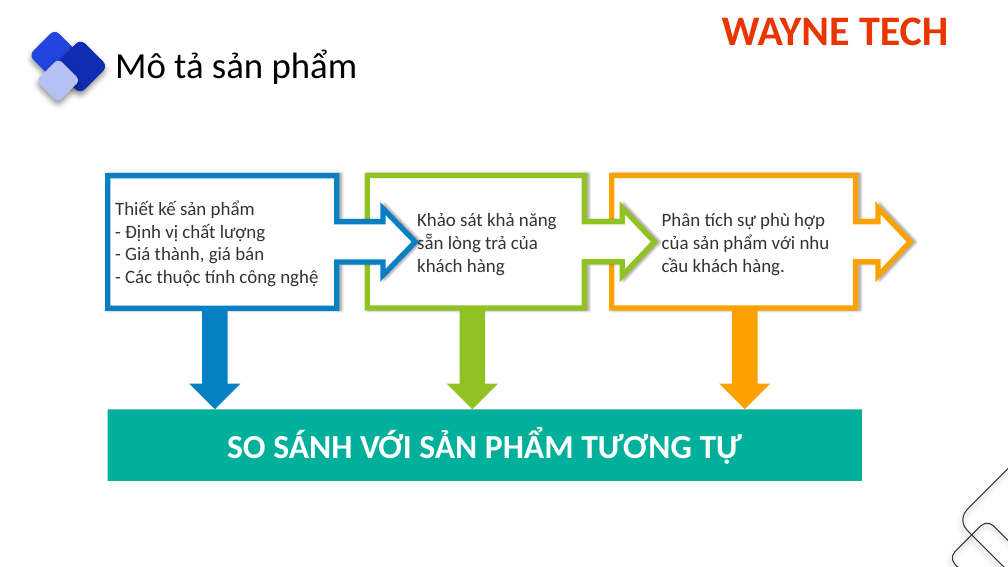
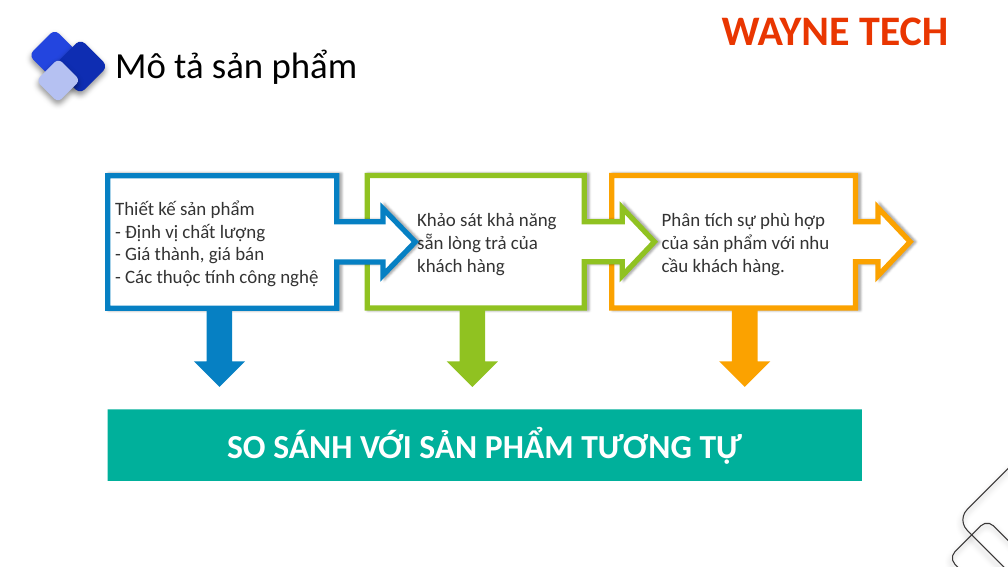
Before and after one commit to danglaiacc/kn, a slide deck: slide 29 of ppt/index.pptx. Drawn at 1008x567 pixels with LibreOffice and Linux fonts; fonts in the diff are those of the drawing. Boxes give left, top, right and bottom in pixels: in the first picture for what was removed or moved away, otherwise in the second. Text is boxed around its words. In the diff, an @@ line names an element or a change of style, - is before the commit and + after.

```diff
--- a/ppt/index.pptx
+++ b/ppt/index.pptx
@@ down arrow: place and size @@
-down arrow at <box>189,308,240,409</box>
+down arrow at <box>194,308,245,386</box>
@@ down arrow: place and size @@
-down arrow at <box>447,308,498,409</box>
+down arrow at <box>447,308,498,386</box>
@@ down arrow: place and size @@
-down arrow at <box>719,308,771,409</box>
+down arrow at <box>719,308,771,386</box>
```
Also in this commit, not shown: 18 other slides changed, 1 slide added, 1 slide removed.
